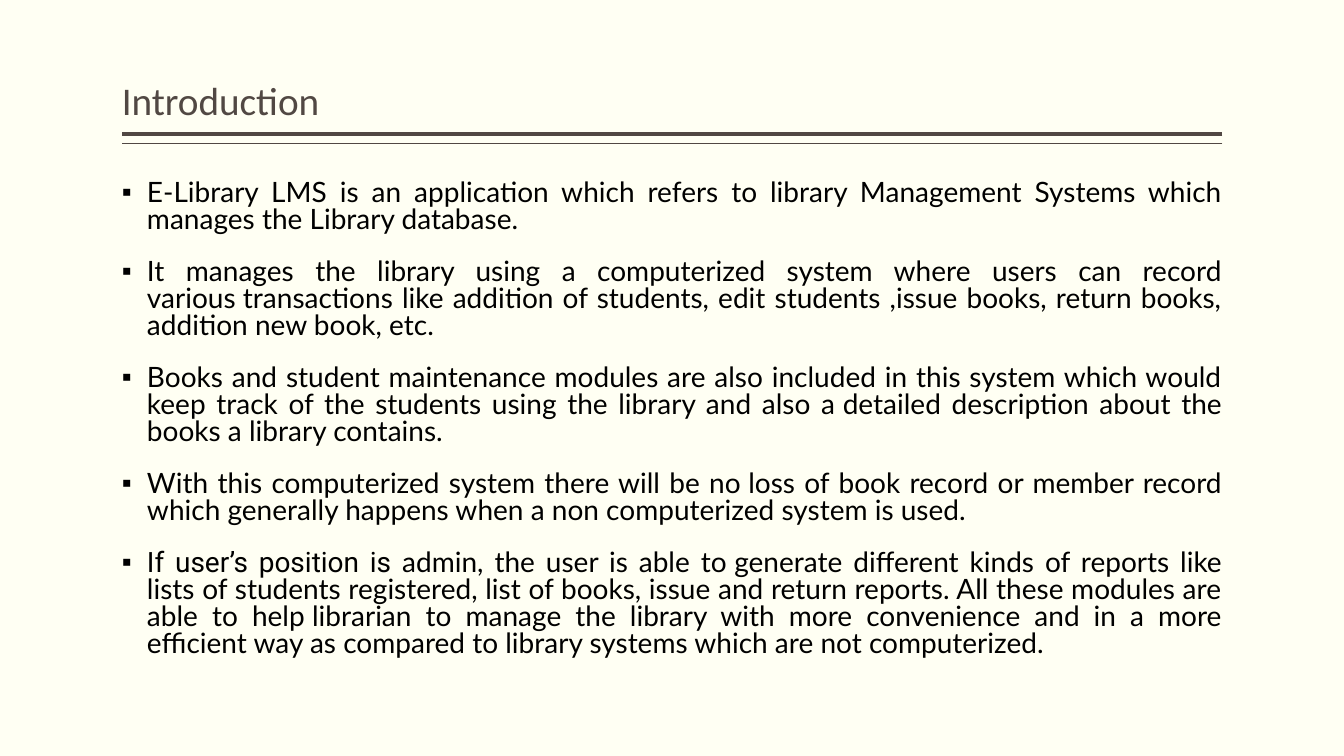
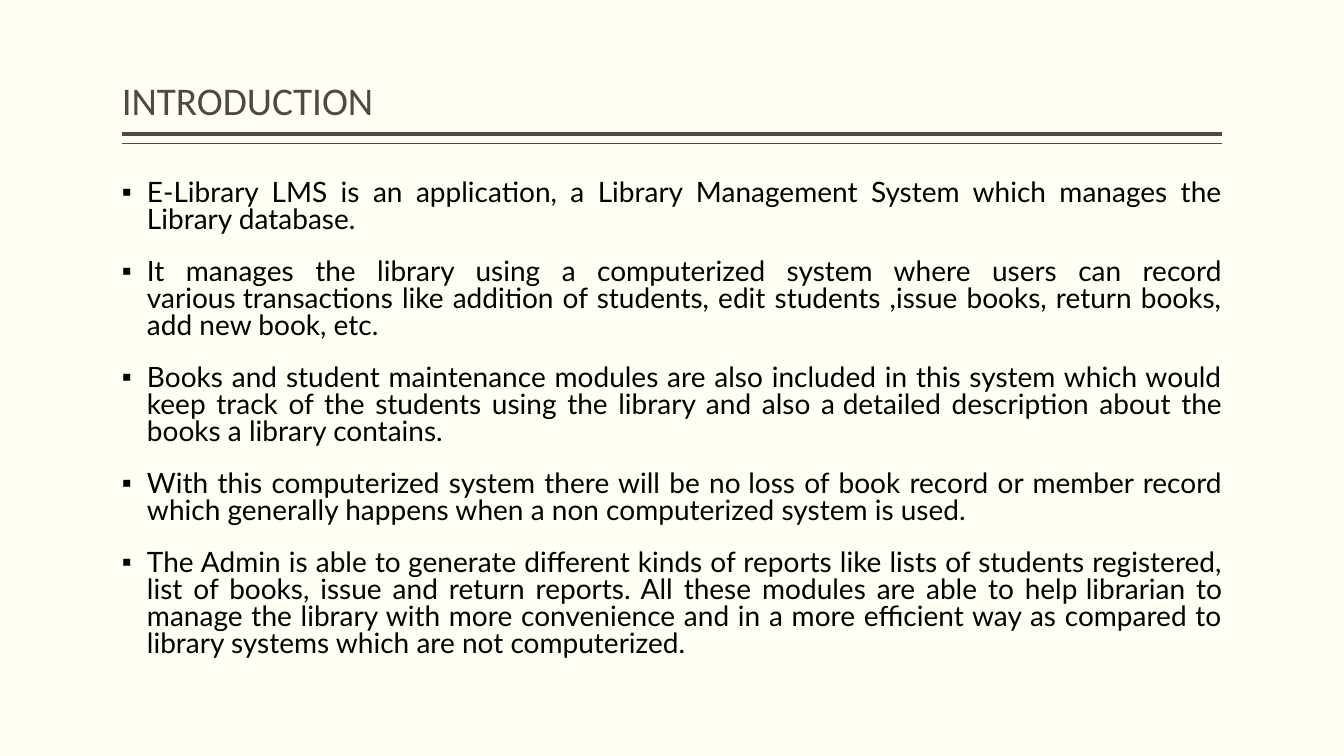
Before and after one commit to chiraqL/Library-Manager, a slide deck: slide 3 of E-Library.pptx. Drawn at 1344x756 pixels with LibreOffice and Linux fonts; fonts in the diff are those of the drawing. Boxes give left, top, right and bottom in pixels: in the first picture for what was removed or moved away, otherwise in the second. Text is boxed around its words. In the diff, an @@ line names an element or a change of style, - is before the commit and + after.

```diff
--- a/E-Library.pptx
+++ b/E-Library.pptx
@@ title at bbox=[122, 89, 373, 116]: text changed @@
-Introduction
+INTRODUCTION
@@ text at bbox=[147, 181, 1222, 339]: text changed @@
-▪ E-Library LMS is an application which refers to library Management Systems which manages the Library database.
-▪ It manages the library using a computerized system where users can record various transactions like addition of students, edit students ,issue books, return books, addition new book, etc.
+▪ E-Library LMS is an application, a Library Management System which manages the Library database.
+▪ It manages the library using a computerized system where users can record various transactions like addition of students, edit students ,issue books, return books, add new book, etc.
@@ text at bbox=[147, 551, 1222, 658]: text changed @@
-▪ If user’s position is admin, the user is able to generate different kinds of reports like lists of students registered, list of books, issue and return reports. All these modules are able to help librarian to manage the library with more convenience and in a more efficient way as compared to library systems which are not computerized.
+▪ The Admin is able to generate different kinds of reports like lists of students registered, list of books, issue and return reports. All these modules are able to help librarian to manage the library with more convenience and in a more efficient way as compared to library systems which are not computerized.
```
Also in this commit, not shown: 14 other slides changed, 6 other files.
